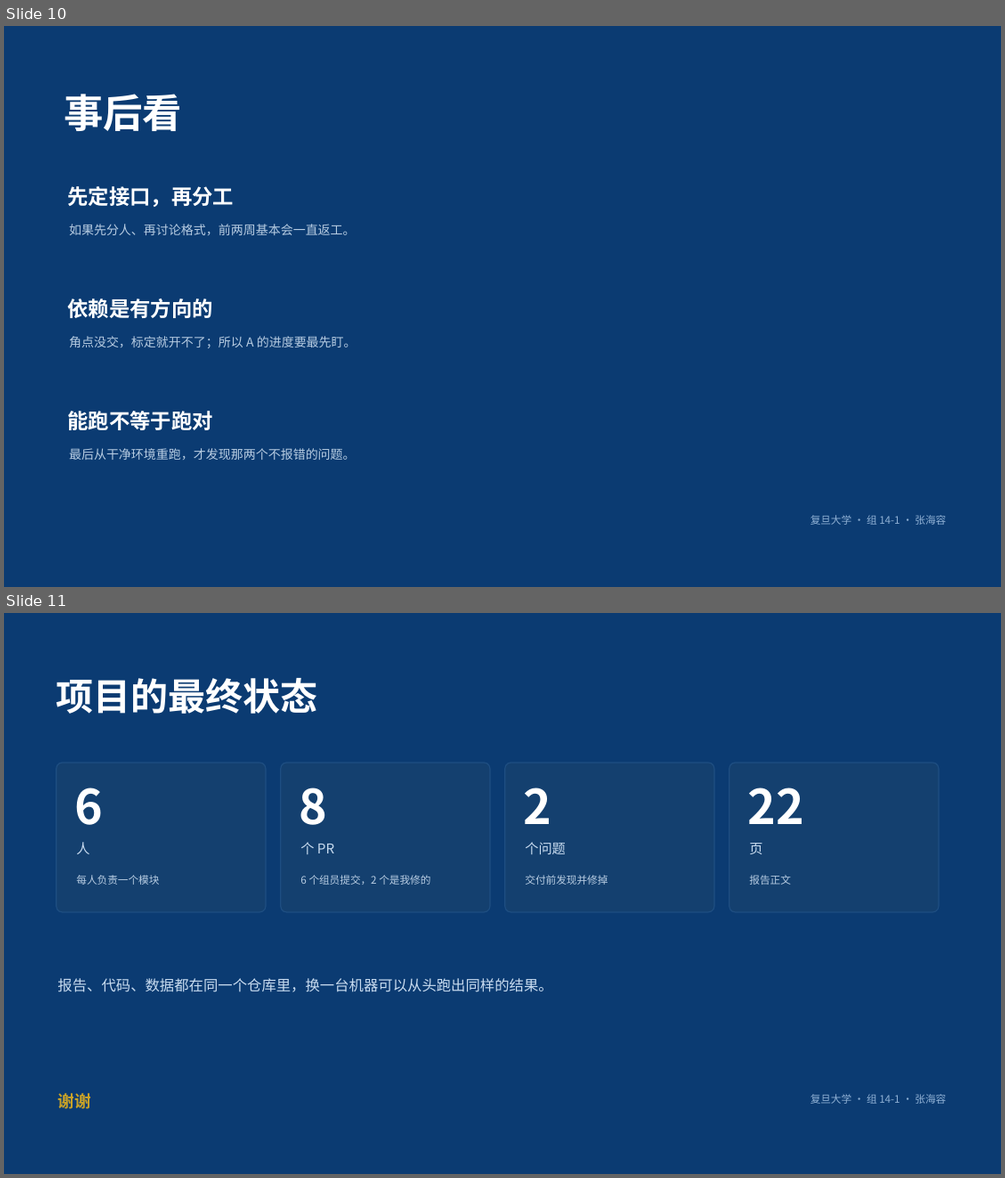
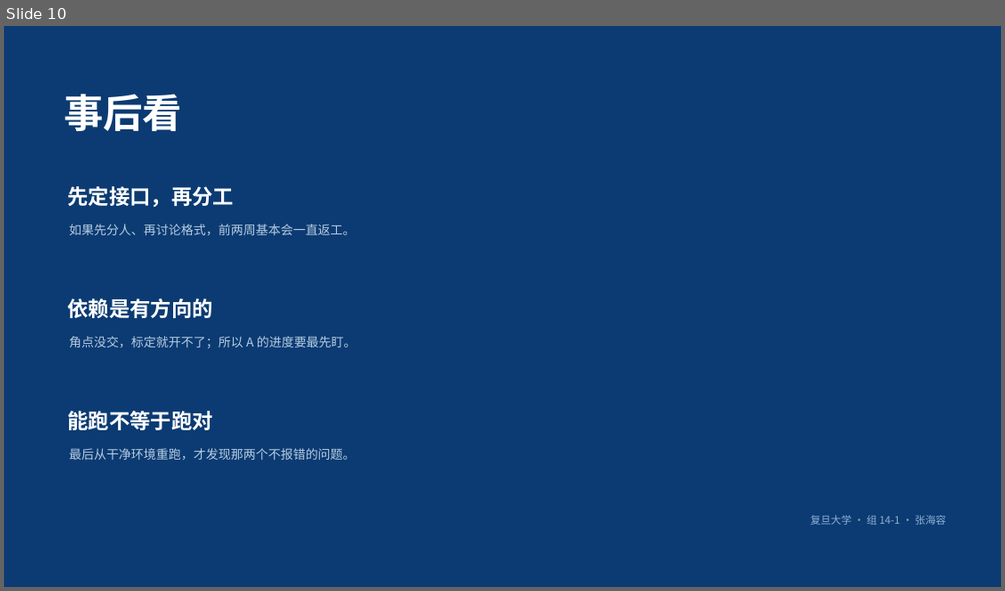
Before and after one commit to HRzhangStat/camera-calibration, a slide deck: 组14-1-组长贡献.pptx. Shown one above the other, each under a label of ours: slides 10 and 11 before the commit, slide 10 after it. The pictures are 1005x1178 and 1005x591 pixels, drawn with LibreOffice and Linux fonts; fonts in the diff are those of the drawing. Boxes give left, top, right and bottom in pixels: in the first picture for what was removed or moved away, otherwise in the second. Text is boxed around its words. In the diff, an @@ line names an element or a change of style, - is before the commit and + after.

```diff
--- a/组14-1-组长贡献.pptx
+++ b/组14-1-组长贡献.pptx
@@ slide 11 removed at [4, 613, 1001, 1174], background #0B3B72 @@
@@ text removed at [57, 678, 318, 714] @@
-项目的最终状态
@@ rounded rectangle removed at [57, 763, 266, 912] @@
@@ rounded rectangle removed at [281, 763, 490, 912] @@
@@ rounded rectangle removed at [505, 763, 714, 912] @@
@@ rounded rectangle removed at [729, 763, 938, 912] @@
@@ text removed at [75, 787, 104, 825] @@
-6
@@ text removed at [299, 787, 328, 825] @@
-8
@@ text removed at [524, 787, 552, 824] @@
-2
@@ text removed at [748, 787, 804, 824] @@
-22
@@ text removed at [76, 842, 89, 854] @@
-人
@@ text removed at [300, 842, 334, 854] @@
-个 PR
@@ text removed at [525, 842, 565, 854] @@
-个问题
@@ text removed at [749, 843, 762, 854] @@
-页
@@ text removed at [76, 875, 159, 884] @@
-每人负责一个模块
@@ text removed at [300, 875, 430, 884] @@
-6 个组员提交，2 个是我修的
@@ text removed at [525, 875, 607, 884] @@
-交付前发现并修掉
@@ text removed at [749, 875, 791, 884] @@
-报告正文
@@ text removed at [57, 978, 552, 992] @@
-报告、代码、数据都在同一个仓库里，换一台机器可以从头跑出同样的结果。
@@ text removed at [57, 1093, 90, 1109] @@
-谢谢
@@ text removed at [810, 1094, 946, 1103] @@
-复旦大学 · 组 14-1 · 张海容
```
Also in this commit, not shown: 1 slide added, 1 other file.
